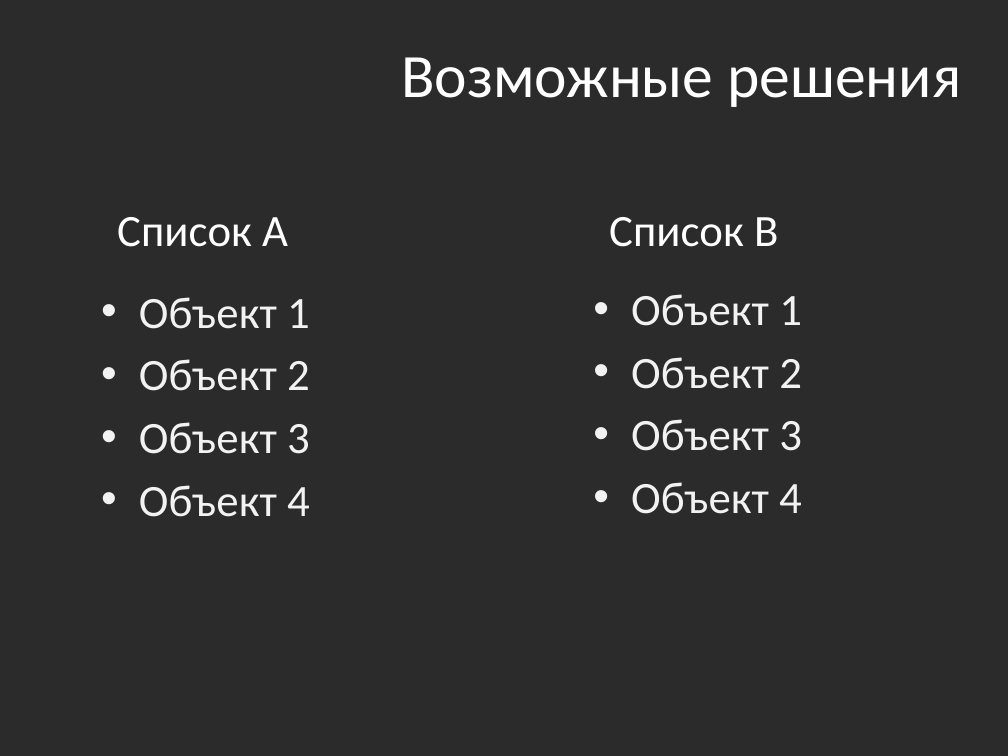
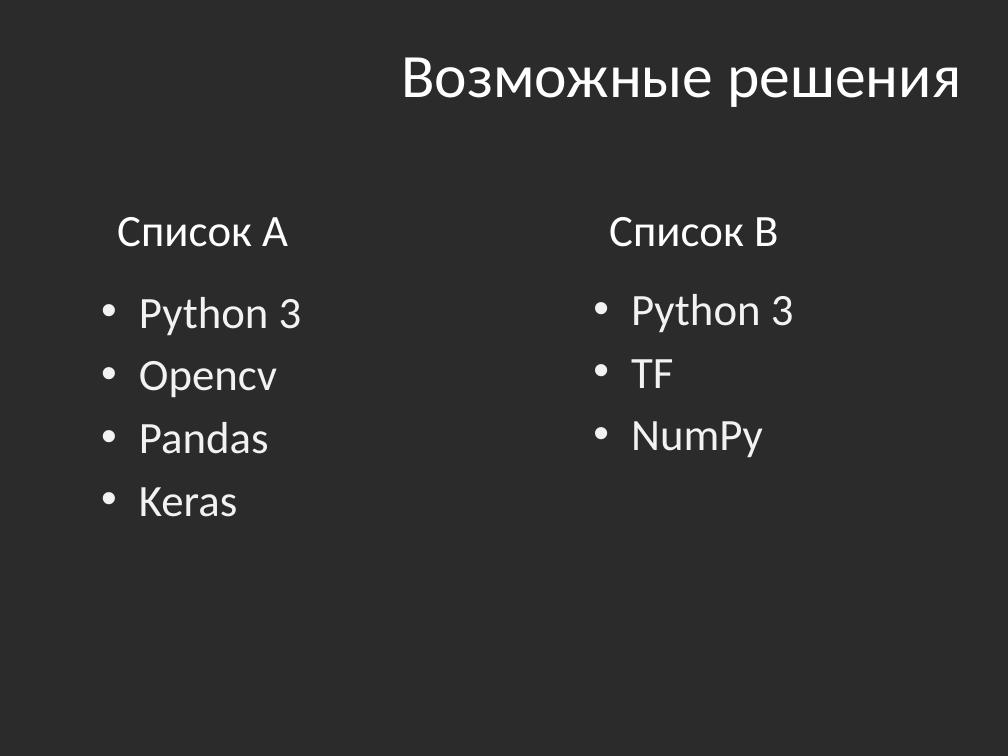
Before and after one commit to MilaMilaMilaMila/Red_scull-ML-Hackaton, a slide deck: slide 3 of hack.pptx. Drawn at 1008x756 pixels with LibreOffice and Linux fonts; fonts in the diff are those of the drawing; background and template pictures are left out; a plain dark background stands for a picture behind light text. Boxes give left, top, right and bottom in pixels: in the first picture for what was removed or moved away, otherwise in the second. Text is boxed around its words. In the diff, an @@ line names an element or a change of style, - is before the commit and + after.

Commit message:
Update presentation

```diff
--- a/hack.pptx
+++ b/hack.pptx
@@ text at (139, 297, 302, 517): text changed @@
-• Объект 1
-• Объект 2
-• Объект 3
-• Объект 4
+• Python 3
+• Opencv
+• Pandas
+• Keras
@@ text at (631, 294, 794, 458): text changed @@
-• Объект 1
-• Объект 2
-• Объект 3
-• Объект 4
+• Python 3
+• TF
+• NumPy
```
Also in this commit, not shown: 1 other slide changed.
